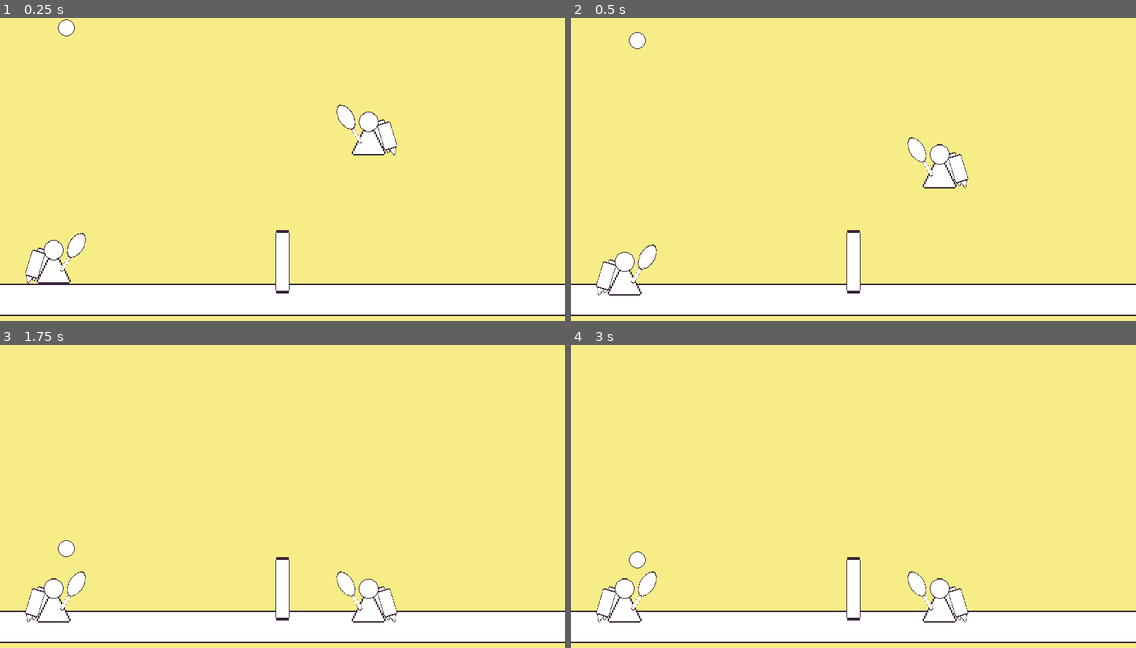
Above: before the commit, frames 1-4 (two rows, left to right).
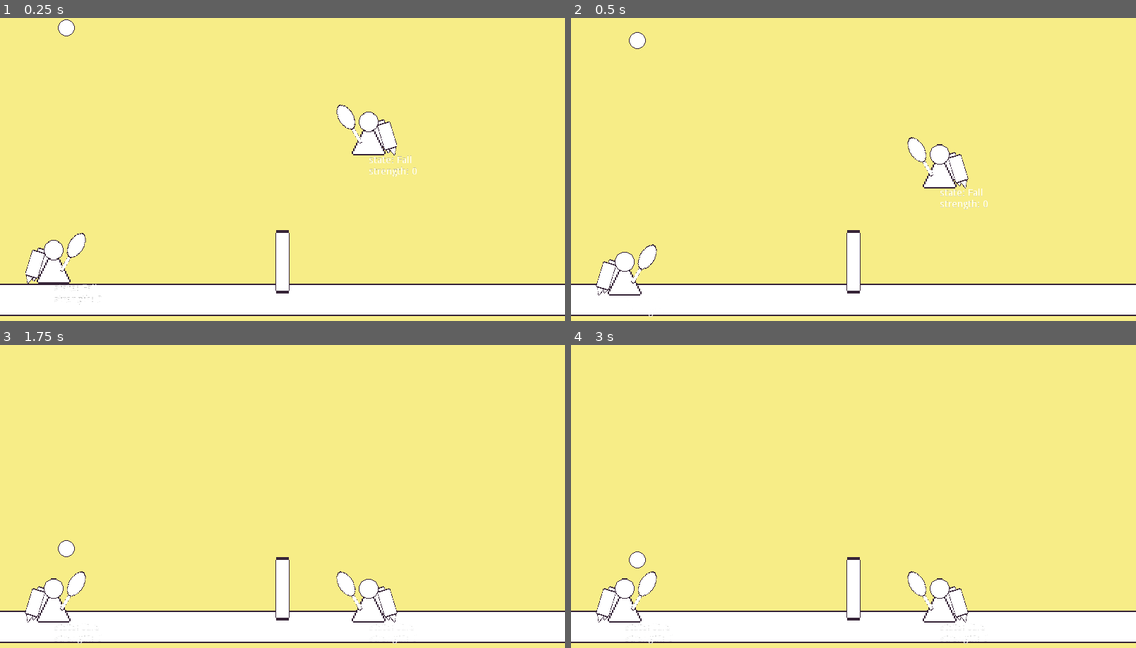
Above: after the commit, the same moments.

Repository: rthurmed/BobBytesTennisChampionship
Game: Godot game, scene res://src/Main.tscn
Two runs of this game, one before a commit and one after it. Both use one fixed random seed, a clock stepped at 60 frames per second and the inputs below.
Inputs:
- Up to frame 1 (0.25 s): no input
- Up to frame 2 (0.5 s): no input
- Up to frame 3 (1.75 s): no input
- Up to frame 4 (3 s): no input

The runs differ from the first frame. In frame 1, 0.2% of the frame differs, in the area x 9-74%, y 45-95%; in frame 2, 0.2%; in frame 3, less than 0.1%; in frame 4, less than 0.1%.

Commit message:
Implemented visual debugging node

Diff:
--- /dev/null
+++ b/modules/Debugging/DebugNode.gd
@@ -0,0 +1,5 @@
+extends Control
+
+
+func _ready():
+	visible = OS.is_debug_build()
--- /dev/null
+++ b/modules/Debugging/DebugNode.tscn
@@ -0,0 +1,6 @@
+[gd_scene load_steps=2 format=2]
+
+[ext_resource path="res://modules/Debugging/DebugNode.gd" type="Script" id=1]
+
+[node name="DebugNode" type="Control"]
+script = ExtResource( 1 )
--- a/src/game/char/Person.gd
+++ b/src/game/char/Person.gd
@@ -42,4 +42,4 @@
 
 
 func _on_StateMachine_transition(state_name):
-	print(name + ' changed state to: ' + state_name)
+	$DebugNode/StateLabel.text = str("state: ", state_name)
--- a/src/game/char/Person.tscn
+++ b/src/game/char/Person.tscn
@@ -12,6 +12,7 @@
 [ext_resource path="res://modules/StateMachine/StateMachine.tscn" type="PackedScene" id=10]
 [ext_resource path="res://src/game/char/state/Attack.gd" type="Script" id=11]
 [ext_resource path="res://src/game/char/state/PrepareAttack.gd" type="Script" id=12]
+[ext_resource path="res://modules/Debugging/DebugNode.tscn" type="PackedScene" id=13]
 
 [sub_resource type="CircleShape2D" id=6]
 radius = 20.025
@@ -224,6 +225,20 @@
 anims/HoldAttack = SubResource( 5 )
 anims/RESET = SubResource( 3 )
 
+[node name="DebugNode" parent="." instance=ExtResource( 13 )]
+rect_scale = Vector2( 0.5, 0.5 )
+
+[node name="StrengthLabel" type="Label" parent="DebugNode"]
+margin_top = 16.0
+margin_right = 69.0
+margin_bottom = 30.0
+text = "strength: 0"
+
+[node name="StateLabel" type="Label" parent="DebugNode"]
+margin_right = 69.0
+margin_bottom = 14.0
+text = "state: 0"
+
 [connection signal="body_entered" from="Colliders/AttackArea2D" to="StateMachine/Attack" method="_on_AttackArea2D_body_entered"]
 [connection signal="transition" from="StateMachine" to="." method="_on_StateMachine_transition"]
 [connection signal="animation_finished" from="AnimationPlayer" to="StateMachine/Attack" method="_on_AnimationPlayer_animation_finished"]
--- a/src/game/char/state/Attack.gd
+++ b/src/game/char/state/Attack.gd
@@ -24,8 +24,12 @@
 	var strength = ATTACK_STRENGTH * strength_modifier
 	var direction = Vector2.LEFT
 
+	# TODO: grab player movement direction to change angle
+
 	direction = direction.rotated(ATTACK_ANGLE)
 	direction.x = direction.x * horizontal_modifier
+
+	$"../../DebugNode/StrengthLabel".text = str("strength: ", strength)
 
 	body.set_deferred("linear_velocity", Vector2.ZERO)
 	body.call_deferred("apply_central_impulse", direction * strength)
Not shown: 1 places in src/game/char/Person.tscn that only renumber resources
